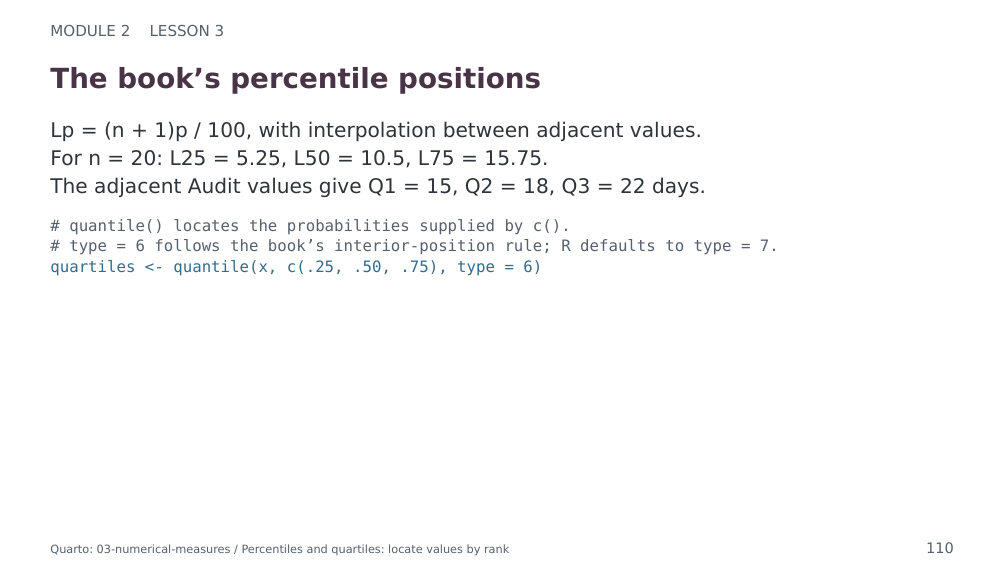
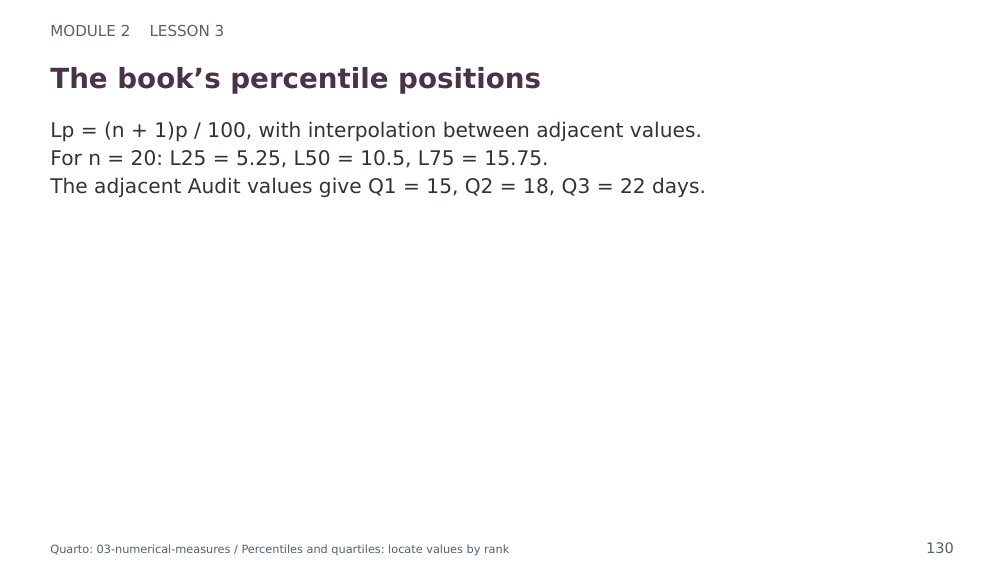
Before and after one commit to msfasha/307312-Applied-Statistics, a slide deck: slide 130 of pdf/teaching-slides/module02-descriptive-statistics.pptx (slide 110 before the commit). Drawn at 1008x567 pixels with LibreOffice and Linux fonts; fonts in the diff are those of the drawing. Boxes give left, top, right and bottom in pixels: in the first picture for what was removed or moved away, otherwise in the second. Text is boxed around its words. In the diff, an @@ line names an element or a change of style, - is before the commit and + after.

```diff
--- a/pdf/teaching-slides/module02-descriptive-statistics.pptx
+++ b/pdf/teaching-slides/module02-descriptive-statistics.pptx
@@ text removed at bbox=[69, 219, 571, 235] @@
-# quantile() locates the probabilities supplied by c().
@@ text removed at bbox=[69, 239, 779, 255] @@
-# type = 6 follows the book’s interior-position rule; R defaults to type = 7.
@@ text removed at bbox=[50, 260, 542, 276] @@
-quartiles <- quantile(x, c(.25, .50, .75), type = 6)
@@ text at bbox=[926, 542, 954, 553]: text changed @@
-110
+130
```
Also in this commit, not shown: 155 other slides changed, 32 slides added, 23 other files.
